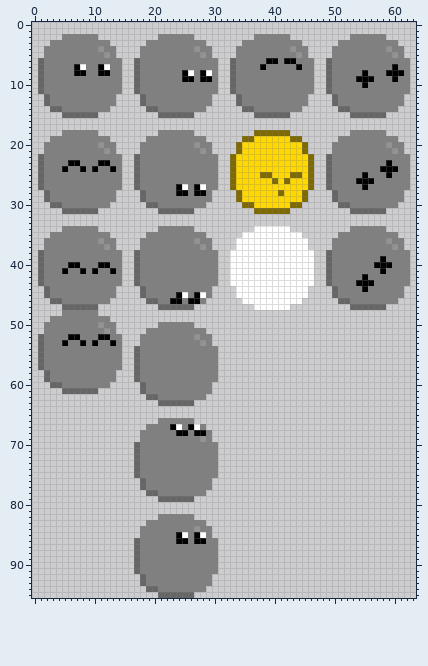
One commit to this sprite sheet: assets/sprites/player_small.png. This is how it looked before the edit.
The file is 64x96 pixels.
After the commit:
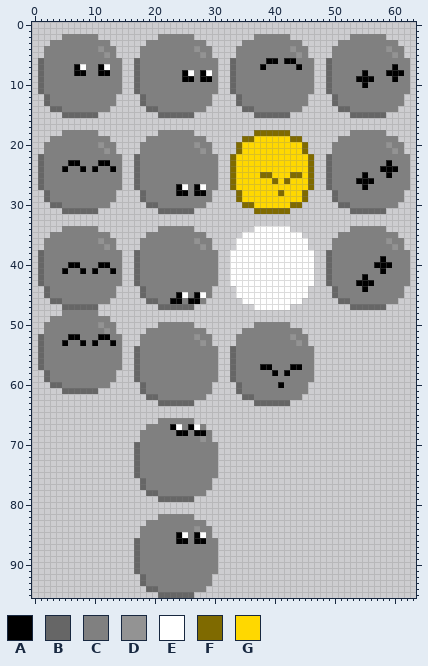
Palette (. is transparent): A #000000  B #666666  C #808080  D #939393  E #ffffff  F #7f6a00  G #ffd800
The edit:
Changed rows in their new state; - is an unchanged pixel.
first column x 33:
50 ----CCCCCC----
51 --CCCCCCCCCC--
52 -CCCCCCCCCDCC-
53 -CCCCCCCCCCDC-
54 BCCCCCCCCCCCCC
55 BCCCCCCCCCCCCC
56 BCCCCCCCCCCCCC
57 BCCCCAACCCAACC
58 BCCCCCCACACCCC
59 BCCCCCCCCCCCCC
60 -BCCCCCCACCCC-
61 -BCCCCCCCCCCC-
62 --BBCCCCCCCC--
63 ----BBBBBB----
Boxes around the changes in both pictures, in picture pixels (x1, y1, x2, y2):
added: (230, 322, 314, 406)
